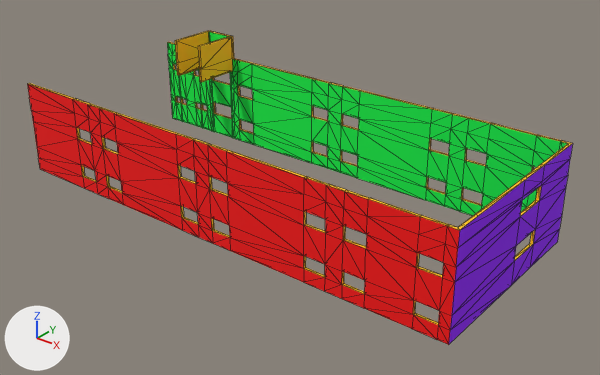
What one commit did to the FBX model Meshes/BridgeOuterWall.FBX.
Camera for both pictures: a 50 mm camera at (39.7, -47.7, 31.6) aimed at (1.6, 0.0, 2.1). Arrows for +X, +Y and +Z are at lower left; the lights stay in place. Mesh edges are drawn as thin lines. Where no turn or scale is listed for an object, it has been applied to the vertices.

The first picture shows 'Bridge Outer Wall'.
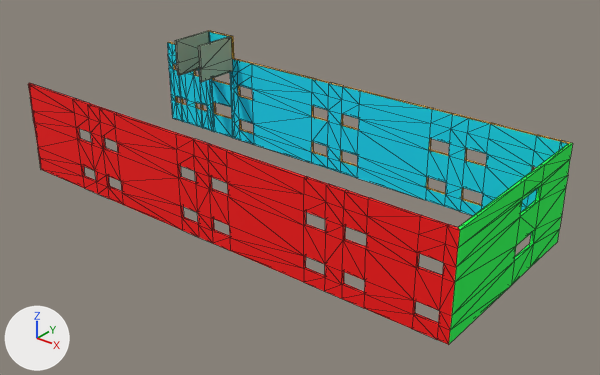
The change in detail:
Material 'BridgeOuterWallSet6' (mat_bridgeouterwallset6) is new.
Its base color is (0.325, 0.416, 0.282) (green #9aad91).
Its roughness is 0.859.
Material 'BridgeOuterWallSet5' (mat_bridgeouterwallset5) is new.
Its base color is (0.0, 0.788, 0.957) (cyan #00e6fa).
Its roughness is 0.859.
me_mesh is used by ob_bridge_outer_wall; location (0.0, 0.0, 0.0).
me_mesh had 669 vertices, 1486 faces and spanned x -22.0..20.3, y -8.5..8.3, z 0.0..10.3.
me_mesh now has 682 vertices, 1512 faces and spans x -22.0..20.3, y -8.5..8.3, z 0.0..10.3.
Part 1, on me_mesh:
7 vertices are removed from x -22.0, y -8.5, z 0.0..8.2.
40 faces are deleted.
7 vertices are added at x -22.0, y -8.3, z 0.0..8.2.
14 new vertices lie (-6.2, 0.0, 0.0) away from vertices in x -15.7, y -8.5..-8.2, z 0.0..8.2.
44 new faces join them, mat_bridgeouterwallset1 (red #ff0000).
24 new faces join them, mat_bridgeouterwallset2 (purple #8f00fc).
me_mesh part 2: 64 faces spanning x 20.0..20.3, y -8.5..8.3, z 0.0..8.2 switch from mat_bridgeouterwallset2 (purple #8f00fc) to mat_bridgeouterwallset3 (green #00ff4b).
me_mesh part 3: 279 faces spanning x -22.0..20.0, y 8.0, z 0.0..10.3 switch from mat_bridgeouterwallset3 (green #00ff4b) to mat_bridgeouterwallset5 (cyan #00e6fa).
me_mesh part 4: 168 faces spanning x -15.7..20.3, y -8.5..-8.2, z 0.0..8.2 switch from mat_bridgeouterwallset4 (yellow #ffc200) to mat_bridgeouterwallset1 (red #ff0000).
me_mesh part 5: 28 faces spanning x 20.0..20.3, y -8.5..8.3, z 0.0..8.2 switch from mat_bridgeouterwallset4 (yellow #ffc200) to mat_bridgeouterwallset3 (green #00ff4b).
me_mesh part 6: 32 faces spanning x -16.3..-13.1, y 3.8..8.0, z 7.0..10.3 switch from mat_bridgeouterwallset4 (yellow #ffc200) to mat_bridgeouterwallset6 (green #9bad91).

Changed parts and their boxes (x1, y1, x2, y2) in the pictures (600 x 375 px):
'Bridge Outer Wall', reshaped
    before: (27, 31, 573, 345)
    after: (28, 31, 573, 345)
part 1 of me_mesh, built on
    before: (27, 83, 84, 188)
    after: (28, 83, 84, 188)
part 2 of me_mesh, recoloured (purple to green)
    both: (449, 144, 573, 344)
part 3 of me_mesh, recoloured (green to cyan)
    both: (167, 32, 568, 234)
part 4 of me_mesh, recoloured (yellow to red)
    both: (74, 98, 459, 325)
part 5 of me_mesh, recoloured
    both: (458, 143, 573, 261)
part 6 of me_mesh, recoloured
    both: (175, 31, 233, 82)
